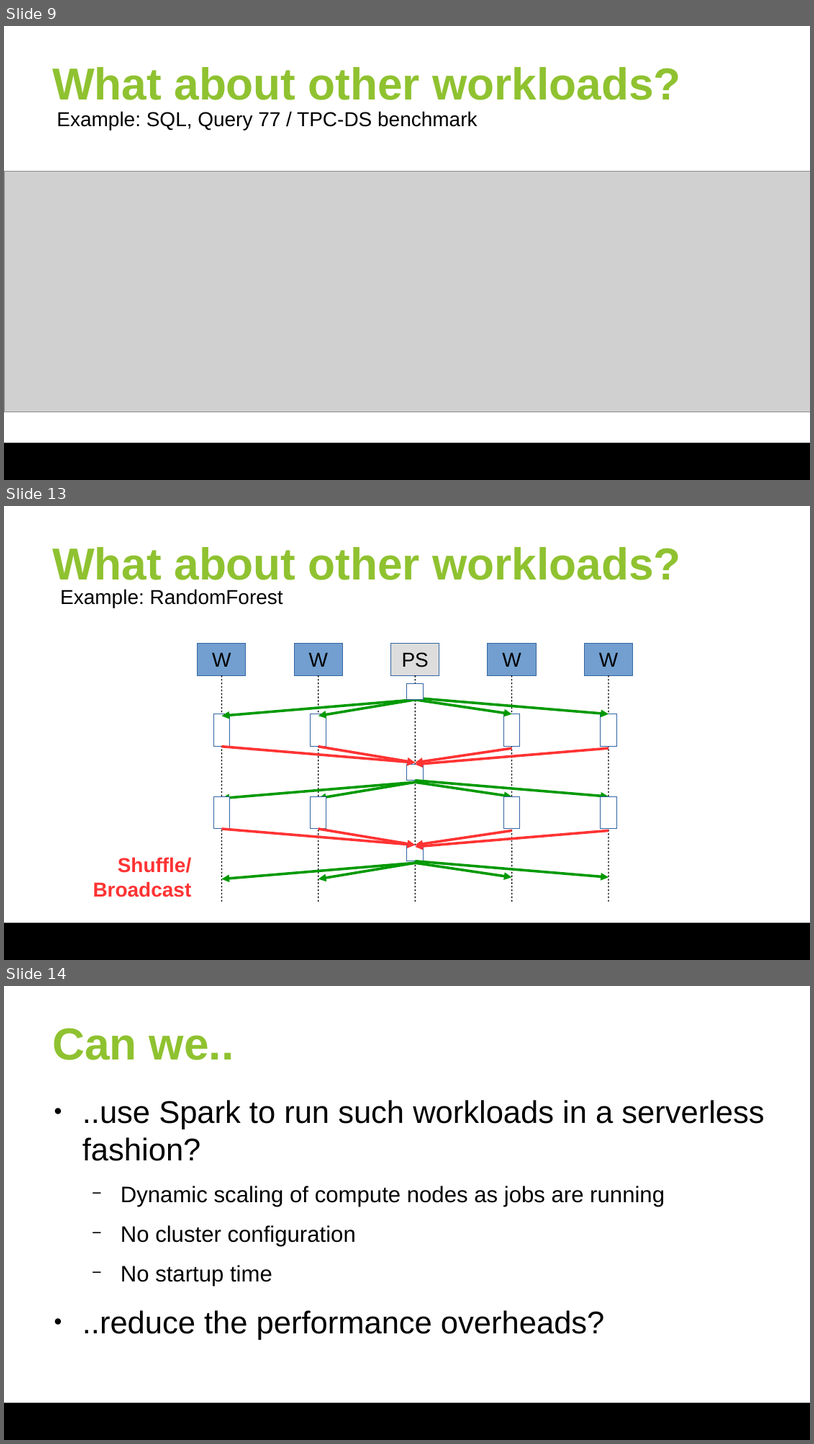
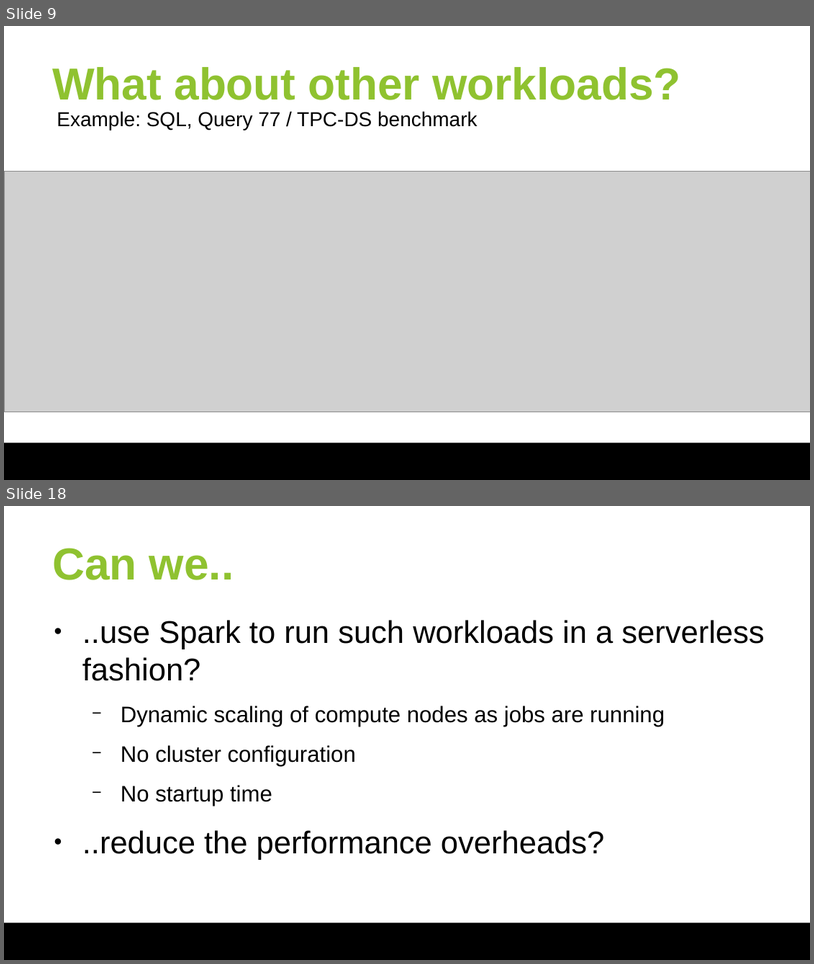
Before and after one commit to huangyibo/spark-summit-18, a slide deck: slides/spark-summit-18.odp. Shown one above the other, each under a label of ours: slides 9, 13 and 14 before the commit, slides 9 and 18 after it; the slides between them are not shown. The pictures are 814x1444 and 814x964 pixels, drawn with LibreOffice and Linux fonts; fonts in the diff are those of the drawing; grey boxes stand for pictures; background and template pictures are left out. Boxes give left, top, right and bottom in pixels: in the first picture for what was removed or moved away, otherwise in the second. Text is boxed around its words. In the diff, an @@ line names an element or a change of style, - is before the commit and + after.

```diff
--- a/slides/spark-summit-18.odp
+++ b/slides/spark-summit-18.odp
@@ slide 13 removed at (x1=4, y1=506, x2=810, y2=960), background #FFFFFF; not listed: 1 template element that a slide beside it also shows @@
@@ title removed at (x1=52, y1=547, x2=681, y2=580) @@
-What about other workloads?
@@ text removed at (x1=60, y1=589, x2=283, y2=608) @@
-Example: RandomForest
@@ rectangle removed at (x1=198, y1=643, x2=246, y2=675) @@
-W
@@ rectangle removed at (x1=294, y1=643, x2=342, y2=675) @@
-W
@@ rectangle removed at (x1=391, y1=643, x2=440, y2=675) @@
-PS
@@ rectangle removed at (x1=488, y1=643, x2=536, y2=675) @@
-W
@@ rectangle removed at (x1=584, y1=643, x2=633, y2=675) @@
-W
@@ line removed from (221, 675) to (221, 901) @@
@@ line removed from (319, 675) to (319, 901) @@
@@ line removed from (415, 675) to (415, 901) @@
@@ line removed from (512, 675) to (512, 901) @@
@@ line removed from (609, 675) to (609, 901) @@
@@ rectangle removed at (x1=407, y1=683, x2=423, y2=700) @@
@@ group removed at (x1=221, y1=698, x2=609, y2=716): 4 arrows @@
@@ group removed at (x1=214, y1=714, x2=617, y2=746): 4 rectangles @@
@@ rectangle removed at (x1=407, y1=764, x2=423, y2=780) @@
@@ group removed at (x1=221, y1=746, x2=609, y2=764): 4 arrows @@
@@ group removed at (x1=221, y1=780, x2=609, y2=798): 4 arrows @@
@@ group removed at (x1=214, y1=796, x2=617, y2=829): 4 rectangles @@
@@ rectangle removed at (x1=407, y1=844, x2=423, y2=861) @@
@@ group removed at (x1=221, y1=829, x2=609, y2=847): 4 arrows @@
@@ text removed at (x1=93, y1=857, x2=192, y2=897) @@
-Shuffle/
-Broadcast
@@ group removed at (x1=221, y1=861, x2=609, y2=878): 4 arrows @@
@@ what was slide 14 is now slide 18 @@
```
Also in this commit, not shown: 4 slides changed, 5 slides added.
